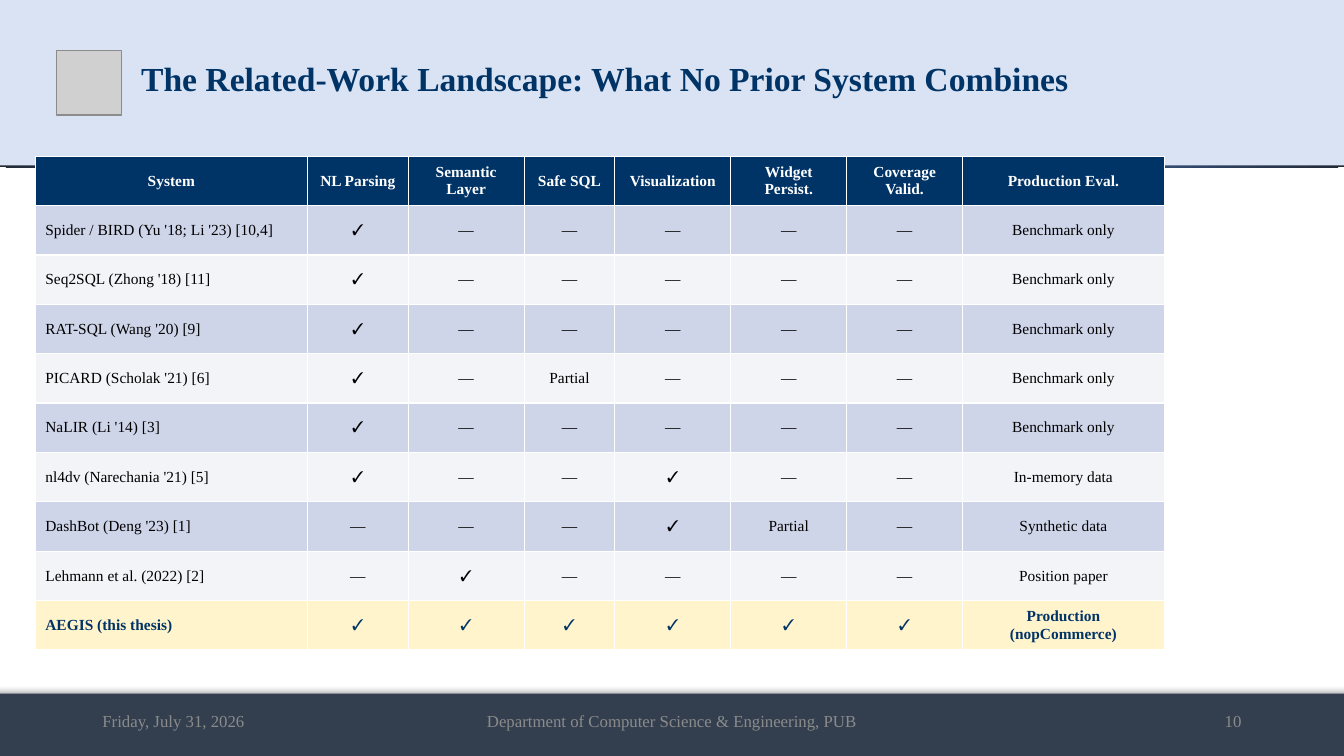
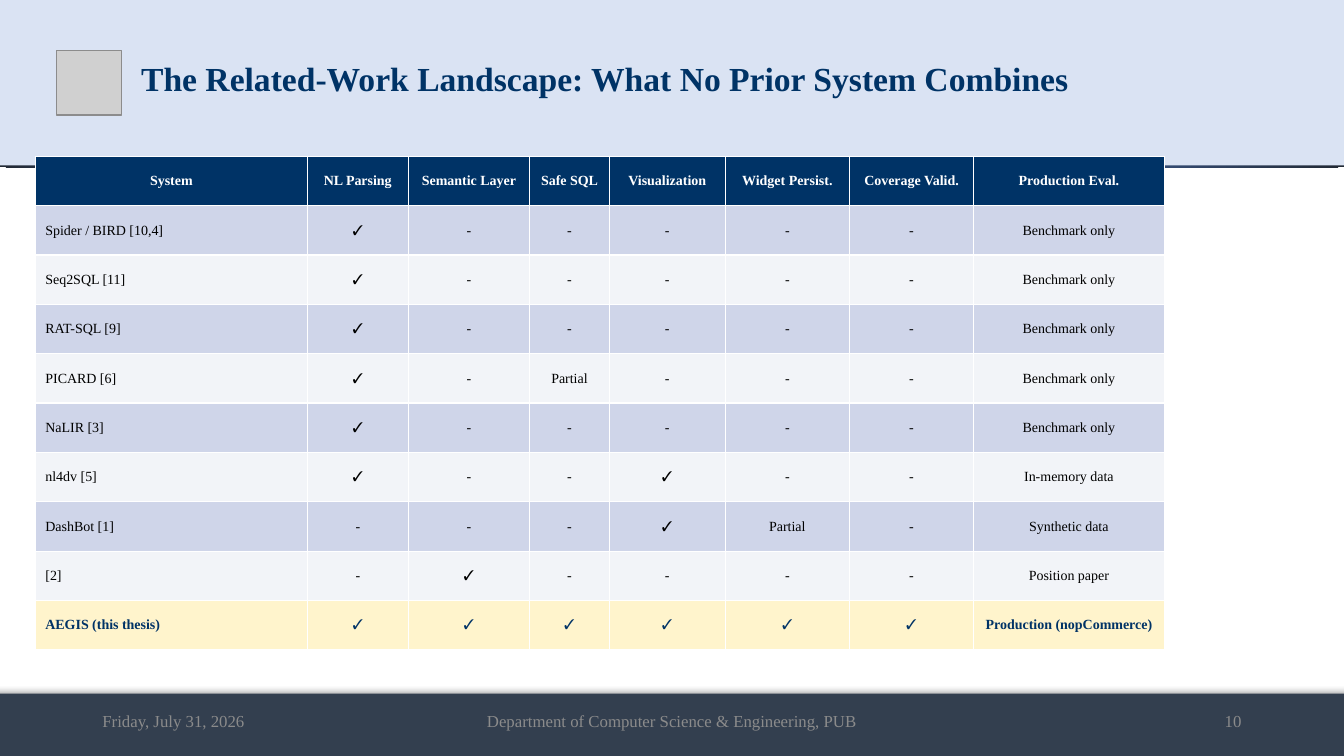
Before and after one commit to md-riaz/AEGIS-Research, a slide deck: slide 10 of docs/scripts/Md_Riaz_Mid_Defense_Final_0322310105101024.pptx. Drawn at 1344x756 pixels with LibreOffice and Linux fonts; fonts in the diff are those of the drawing; grey boxes stand for pictures. Boxes give left, top, right and bottom in pixels: in the first picture for what was removed or moved away, otherwise in the second. Text is boxed around its words. In the diff, an @@ line names an element or a change of style, - is before the commit and + after.

```diff
--- a/docs/scripts/Md_Riaz_Mid_Defense_Final_0322310105101024.pptx
+++ b/docs/scripts/Md_Riaz_Mid_Defense_Final_0322310105101024.pptx
@@ table at <box>35,156,1164,650</box> @@
-row 2: Spider / BIRD (Yu '18; Li '23) [10,4] | ✓ | — | — | — | — | — | Benchmark only
+row 2: Spider / BIRD [10,4] | ✓ | - | - | - | - | - | Benchmark only
-row 3: Seq2SQL (Zhong '18) [11] | ✓ | — | — | — | — | — | Benchmark only
+row 3: Seq2SQL [11] | ✓ | - | - | - | - | - | Benchmark only
-row 4: RAT-SQL (Wang '20) [9] | ✓ | — | — | — | — | — | Benchmark only
+row 4: RAT-SQL [9] | ✓ | - | - | - | - | - | Benchmark only
-row 5: PICARD (Scholak '21) [6] | ✓ | — | Partial | — | — | — | Benchmark only
+row 5: PICARD [6] | ✓ | - | Partial | - | - | - | Benchmark only
-row 6: NaLIR (Li '14) [3] | ✓ | — | — | — | — | — | Benchmark only
+row 6: NaLIR [3] | ✓ | - | - | - | - | - | Benchmark only
-row 7: nl4dv (Narechania '21) [5] | ✓ | — | — | ✓ | — | — | In-memory data
+row 7: nl4dv [5] | ✓ | - | - | ✓ | - | - | In-memory data
-row 8: DashBot (Deng '23) [1] | — | — | — | ✓ | Partial | — | Synthetic data
+row 8: DashBot [1] | - | - | - | ✓ | Partial | - | Synthetic data
-row 9: Lehmann et al. (2022) [2] | — | ✓ | — | — | — | — | Position paper
+row 9: [2] | - | ✓ | - | - | - | - | Position paper
@@ size 11 to 10 pt in "System", "NL Parsing", "Semantic Layer", "Safe SQL" and 31 more places @@
```
Also in this commit, not shown: 21 other slides changed, 1 slide removed, 1 other file.
